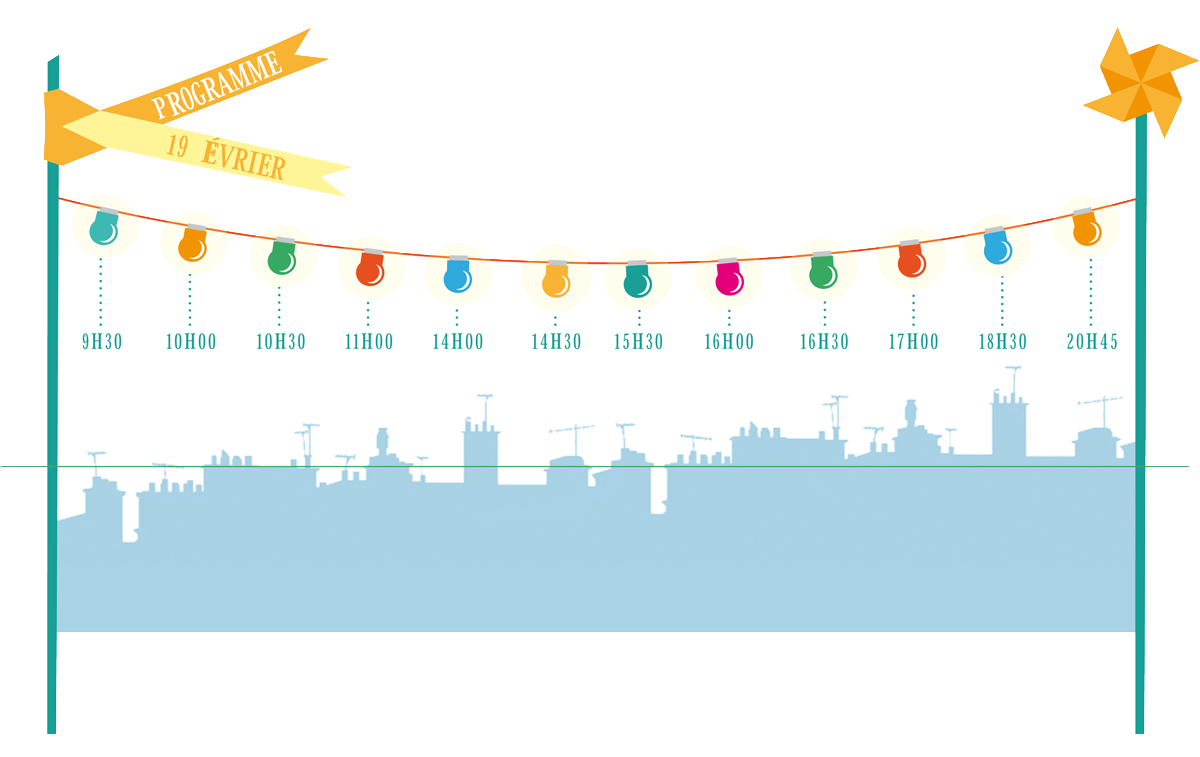
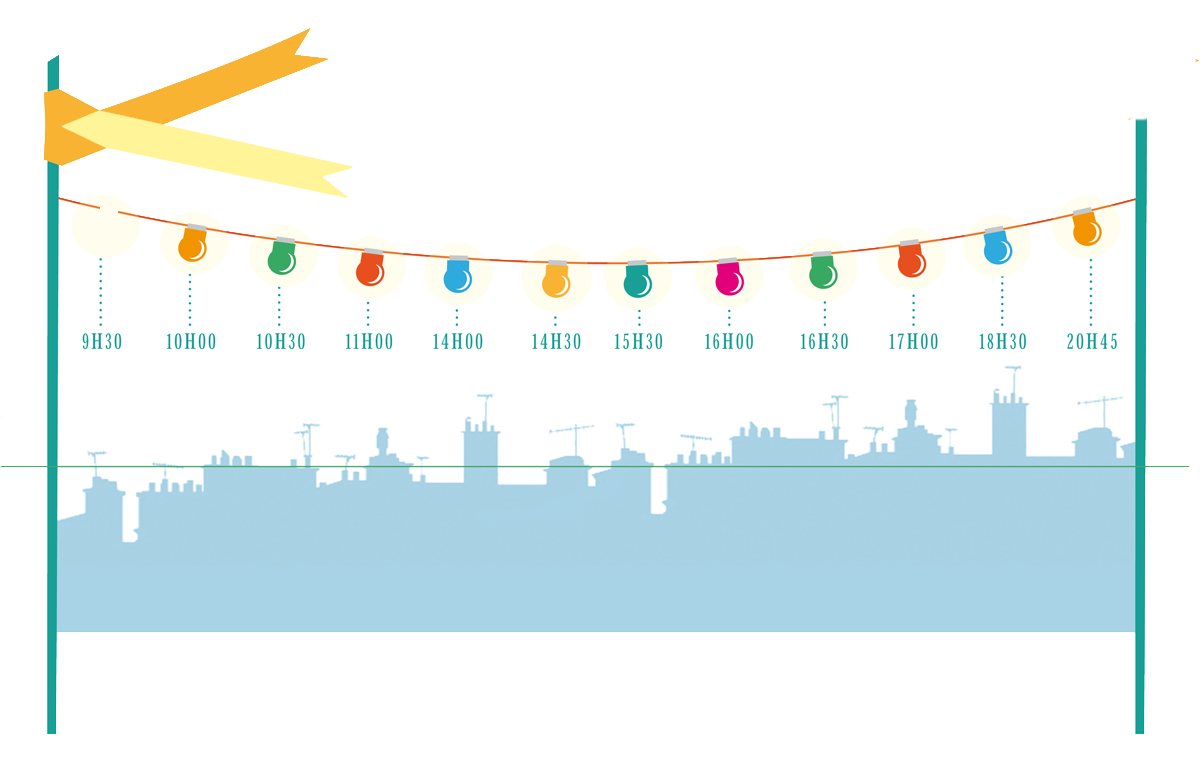
Comparing the layer stacks of the two w=1200, h=757 images. Changes:
painted on "Calque 1" over (x1=62, y1=27, x2=1199, y2=246)
